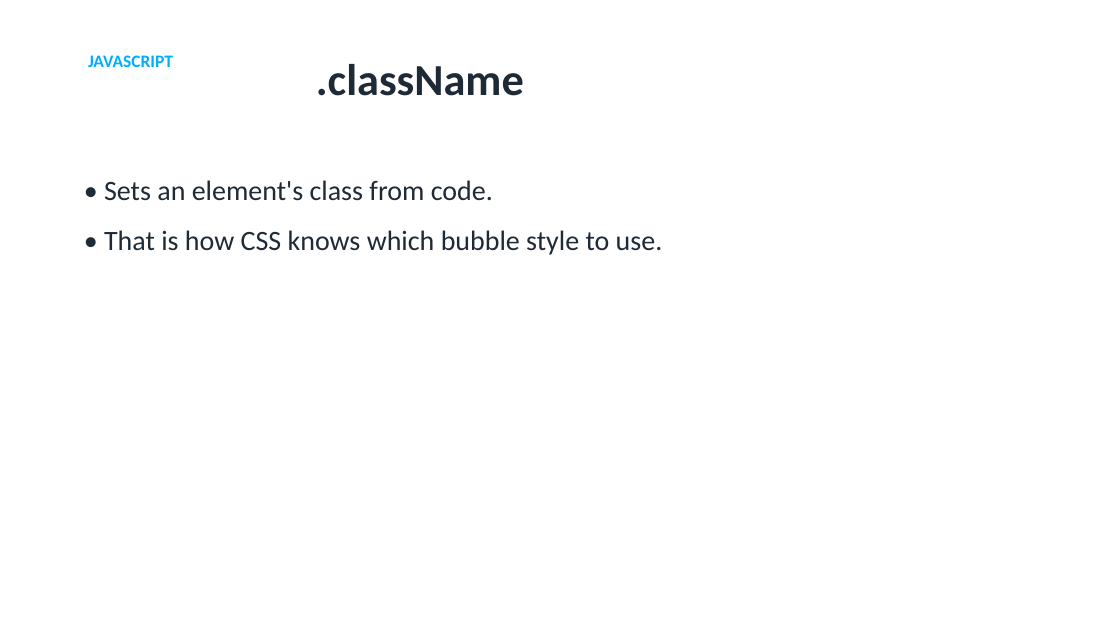
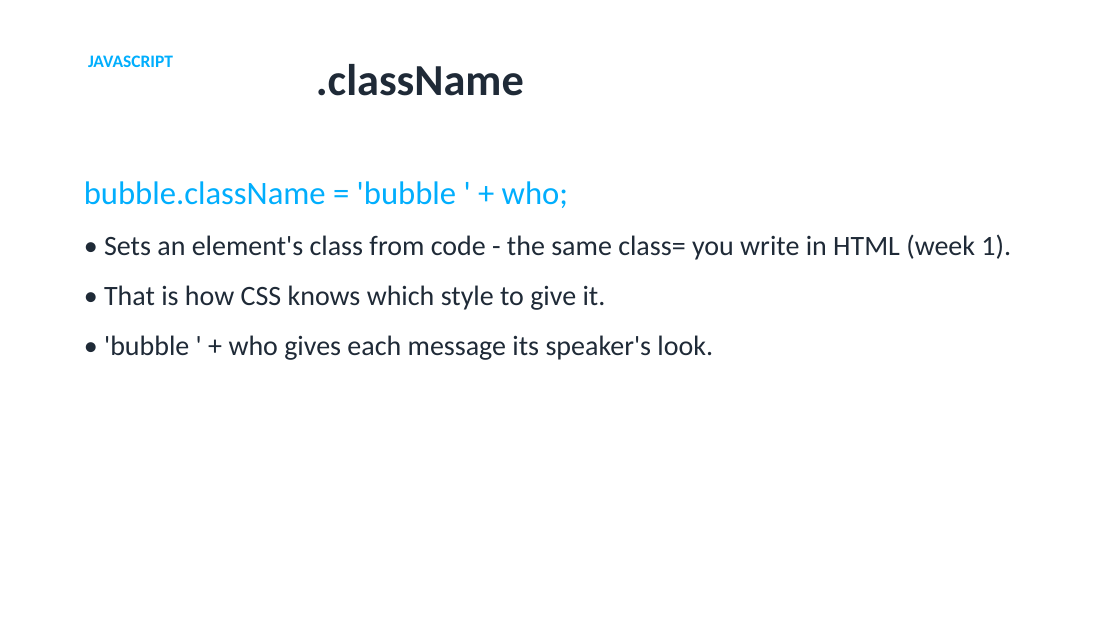
Before and after one commit to utgapps/utgapps.github.io, a slide deck: slide 41 of ai101/slides/week-07.pptx. Drawn at 1120x630 pixels with LibreOffice and Linux fonts; fonts in the diff are those of the drawing. Boxes give left, top, right and bottom in pixels: in the first picture for what was removed or moved away, otherwise in the second. Text is boxed around its words. In the diff, an @@ line names an element or a change of style, - is before the commit and + after.

```diff
--- a/ai101/slides/week-07.pptx
+++ b/ai101/slides/week-07.pptx
@@ text at [84,181,1011,360]: text changed @@
-• Sets an element's class from code.
-• That is how CSS knows which bubble style to use.
+bubble.className = 'bubble ' + who;
+• Sets an element's class from code - the same class= you write in HTML (week 1).
+• That is how CSS knows which style to give it.
+• 'bubble ' + who gives each message its speaker's look.
```
Also in this commit, not shown: 9 other slides changed, 27 other files.
